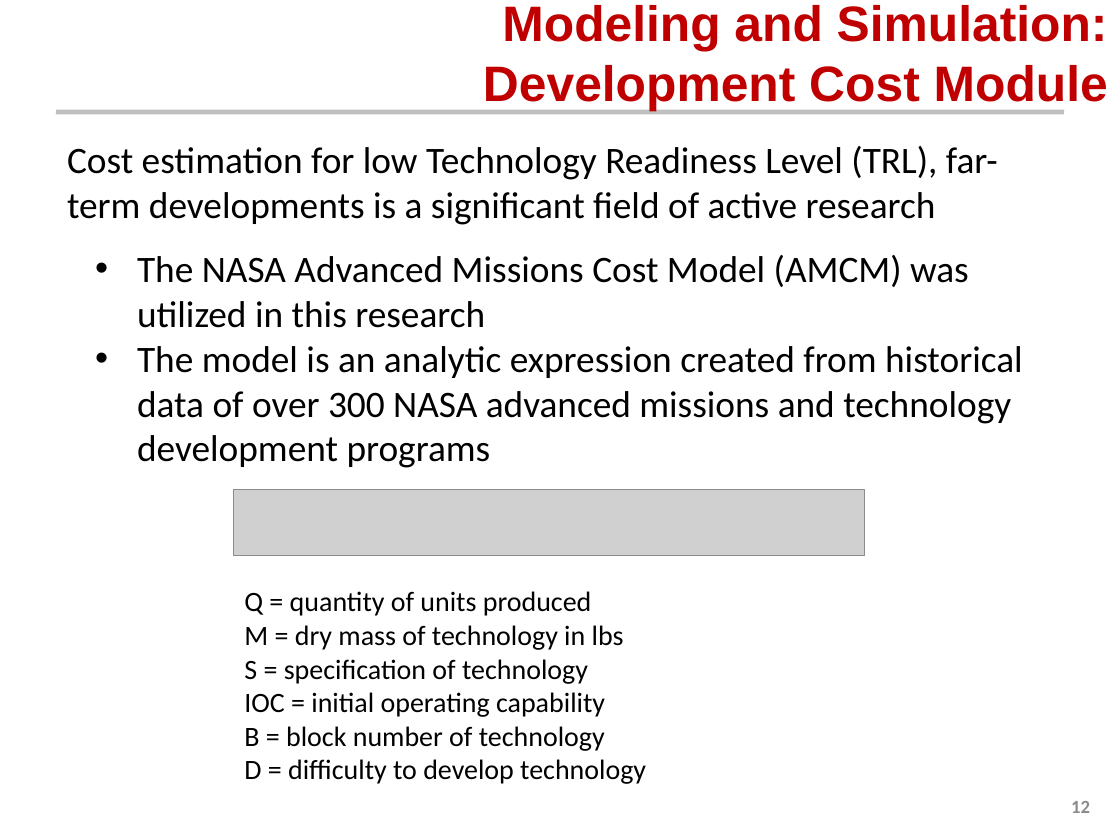
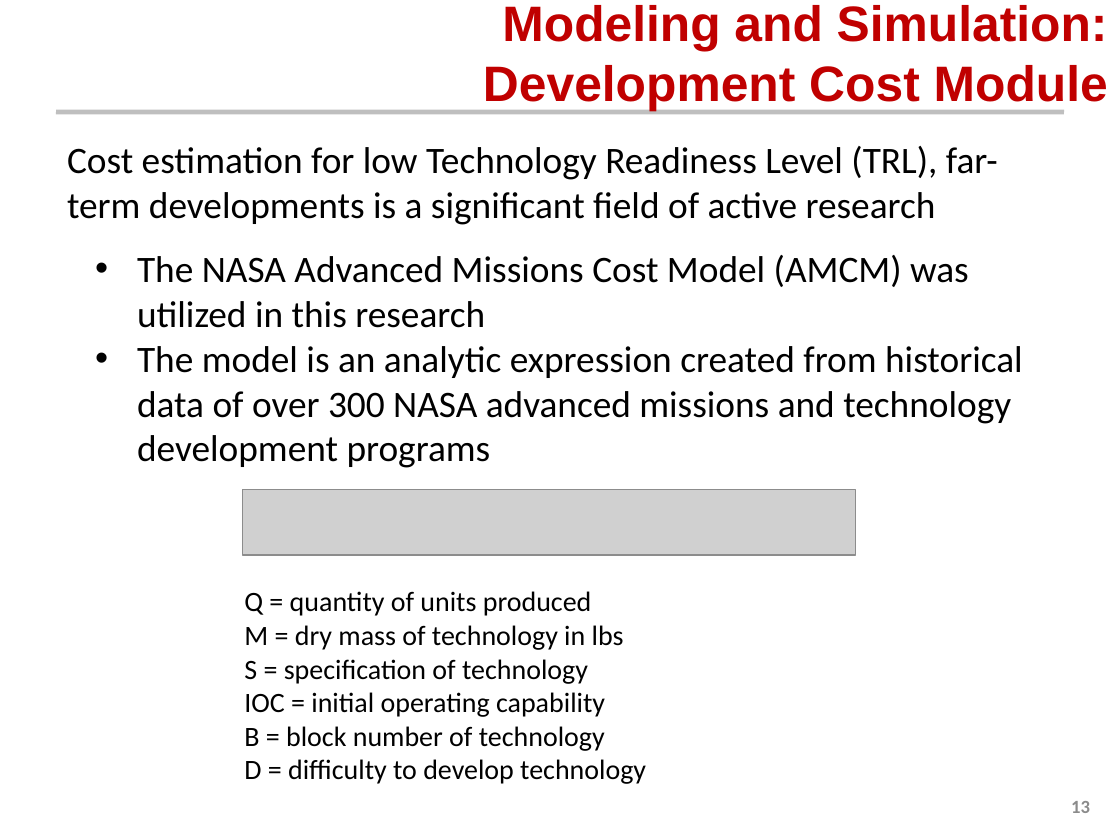
Before and after one commit to AeroSigma/Mars2040, a slide deck: slide 13 of MSDO/Assignment5/Mars 2040 Optimization Presentation.pptx (slide 12 before the commit). Drawn at 1120x840 pixels with LibreOffice and Linux fonts; fonts in the diff are those of the drawing; grey boxes stand for pictures; background and template pictures are left out. Boxes give left, top, right and bottom in pixels: in the first picture for what was removed or moved away, otherwise in the second. Text is boxed around its words. In the diff, an @@ line names an element or a change of style, - is before the commit and + after.

```diff
--- a/MSDO/Assignment5/Mars 2040 Optimization Presentation.pptx
+++ b/MSDO/Assignment5/Mars 2040 Optimization Presentation.pptx
@@ picture: place and size @@
-picture at <box>233,489,865,554</box>
+picture at <box>242,489,856,554</box>
@@ page number at <box>1071,801,1090,813</box>: text changed @@
-12
+13
```
Also in this commit, not shown: 6 other slides changed, 1 slide added.
